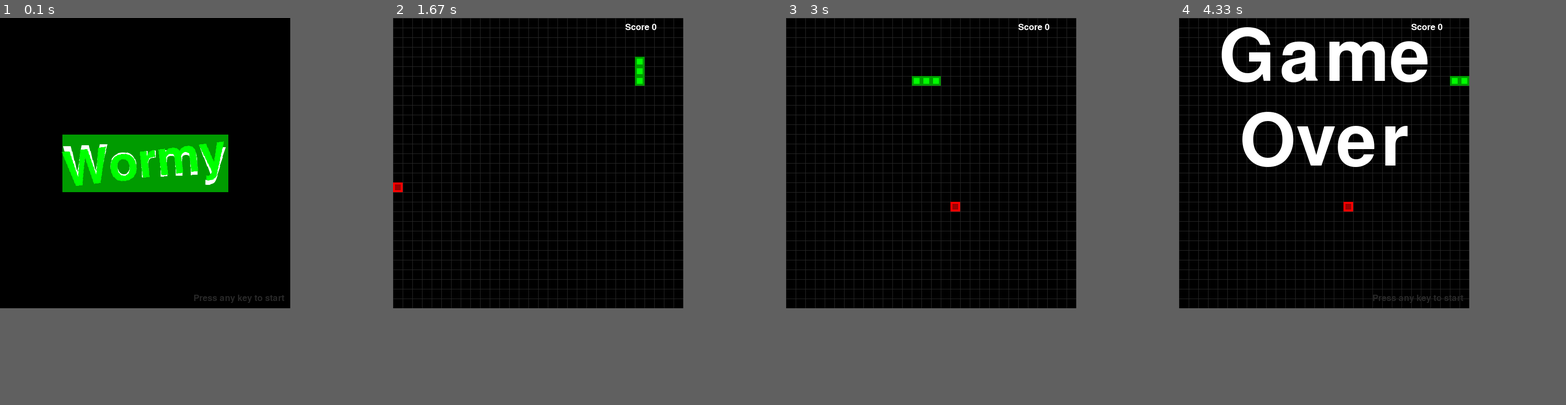
Above: before the commit, frames 1-4 (left to right).
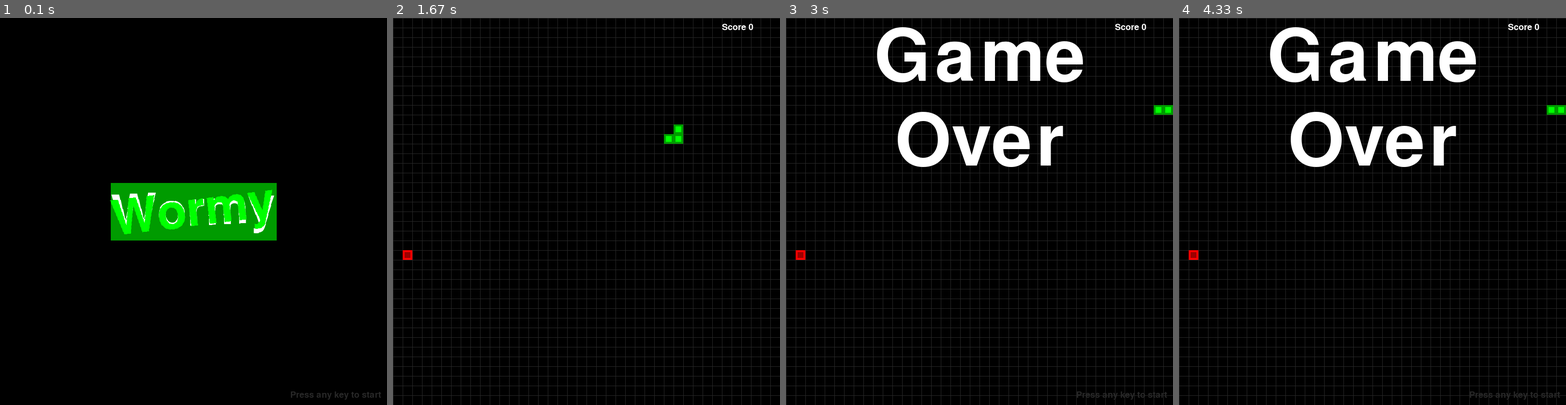
Above: after the commit, the same moments.

Repository: Haut-Stone/study_Python
Game: pygame game, started from 贪吃蛇/myWormy.py
Same seed, same stepped clock (60 frames per second), same inputs: the game is played once before the commit and once after it.
Inputs:
- Up to frame 1 (0.1 s): no input
- Up to frame 2 (1.67 s): tap Enter at 0.33 s; tap W at 0.67 s; hold Right 1.03-1.5 s; hold Up from 1.53 s (still down)
- Up to frame 3 (3 s): release Up at 1.83 s; hold Right 1.87-2.33 s; hold Left 2.37-2.9 s
- Up to frame 4 (4.33 s): no input
In our replay, the window is 600x600 before the commit and 800x800 after it. These sizes can differ from the game's own. Grey fills any space a smaller window leaves; there, only what the larger window draws over its background counts as a difference.

The runs differ from the first frame. In frame 1, 12% of the frame differs, in the area x 15-99%, y 30-99%; in frame 2, 4.9%; in frame 3, 11%; in frame 4, 13%, in the area x 0-100%, y 0-100%.

Commit message:
添加了速度变化以及音效
未来可能会继续添加头像，选项之类的吧。。

Diff:
--- a/myWormy.py
+++ b/贪吃蛇/myWormy.py
@@ -2,13 +2,13 @@
 # @Author: Haut-Stone
 # @Date:   2017-01-01 19:07:00
 # @Last Modified by:   Haut-Stone
-# @Last Modified time: 2017-01-01 21:05:54
+# @Last Modified time: 2017-01-01 21:55:34
 import random, pygame, sys
 from pygame.locals import *
 
 Fps = 15
-WindowHeight = 600
-WindowWeight = 600
+WindowHeight = 800
+WindowWeight = 800
 CellSize = 20
 assert WindowHeight % CellSize == 0, '亲，要给一个合适的长宽'
 assert WindowWeight % CellSize == 0, '亲，要给一个合适的长宽'
@@ -35,12 +35,14 @@
 Head = 0
 
 def main():
-	global FpsClock, DisplaySurf, BasicFont
+	global FpsClock, DisplaySurf, BasicFont, SoundObj1, SoundObj2
 	pygame.init()
 	FpsClock = pygame.time.Clock()
 	DisplaySurf = pygame.display.set_mode((WindowWeight, WindowHeight), 0, 32)
 	BasicFont = pygame.font.Font('freesansbold.ttf', 18)
 	pygame.display.set_caption('你好贪吃蛇')
+	SoundObj1 = pygame.mixer.Sound('myPython.wav')
+	SoundObj2 = pygame.mixer.Sound('badswap.wav')
 
 	#--^--各种初始化
 	#
@@ -53,6 +55,8 @@
 		showGameOverScreen()
 
 def runGame():
+	fps = 10
+	lastLen = -1
 	startX = random.randint(5, CellEverRom - 6)#加载初始位置
 	startY = random.randint(5, CellEverColumn - 6)
 	pythonBody = [{'x':startX, 'y':startY}, {'x':startX-1, 'y':startY}, {'x':startX-2, 'y':startY}]
@@ -83,11 +87,14 @@
 					terminate()
 
 		if pythonBody[Head]['x'] == -1 or pythonBody[Head]['x'] == CellEverRom or pythonBody[Head]['y'] == -1 or pythonBody[Head]['y'] == CellEverColumn:
+			SoundObj2.play()
 			return
 		for perBody in pythonBody[1:]:
 			if perBody['x'] == pythonBody[Head]['x'] and perBody['y'] == pythonBody[Head]['y']:
+				SoundObj2.play
 				return
 		if pythonBody[Head]['x'] == apple['x'] and pythonBody[Head]['y'] == apple['y']:
+			SoundObj1.play()
 			apple = getRandomLocation()
 		else:
 			del pythonBody[-1]
@@ -112,8 +119,12 @@
 		drawApple(apple)
 		drawPython(pythonBody)
 		drawScore(len(pythonBody) - 3)
+		if len(pythonBody)-3 > lastLen:
+			lastLen = len(pythonBody)-3
+			fps += 0.5#							加速
+			print('现在的速度是-->' ,fps)
 		pygame.display.update()
-		FpsClock.tick(Fps)
+		FpsClock.tick(fps)
 
 		#--^--更新画面
 		#
@@ -186,7 +197,7 @@
 	DisplaySurf.blit(overSurf, overRect)
 	drawPressKeyMsg()
 	pygame.display.update()
-	pygame.time.wait(500)
+	FpsClock.tick(Fps)
 	checkForKeyPress()
 
 	while True:
Not shown, added: 贪吃蛇/badswap.wav
Not shown, added: 贪吃蛇/myWormy.pyc
Not shown, added: 贪吃蛇/myWormy.wav
